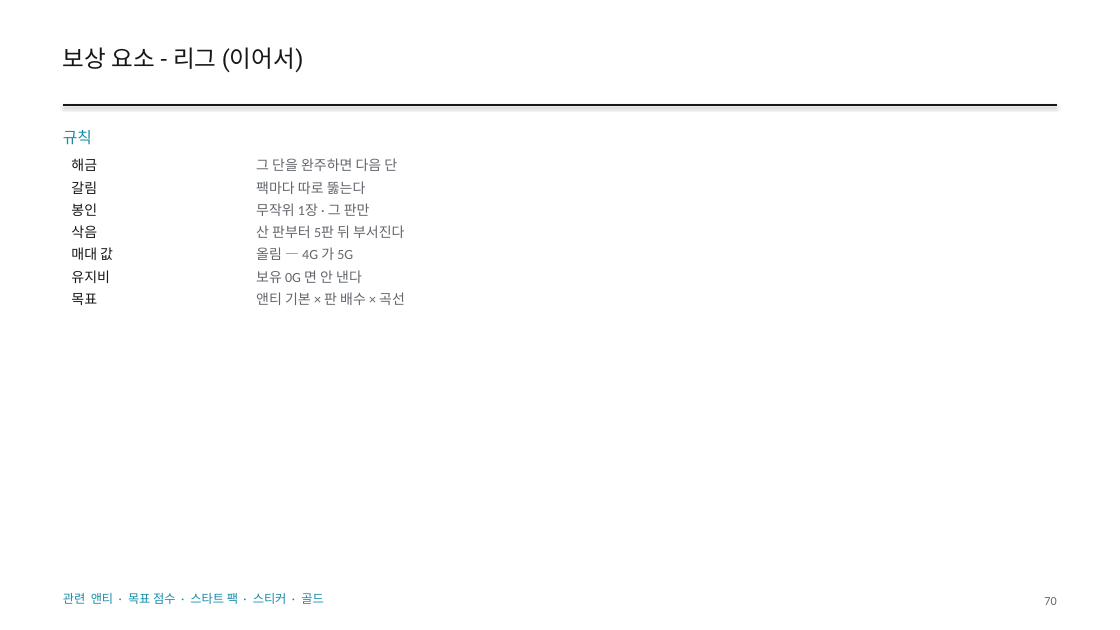
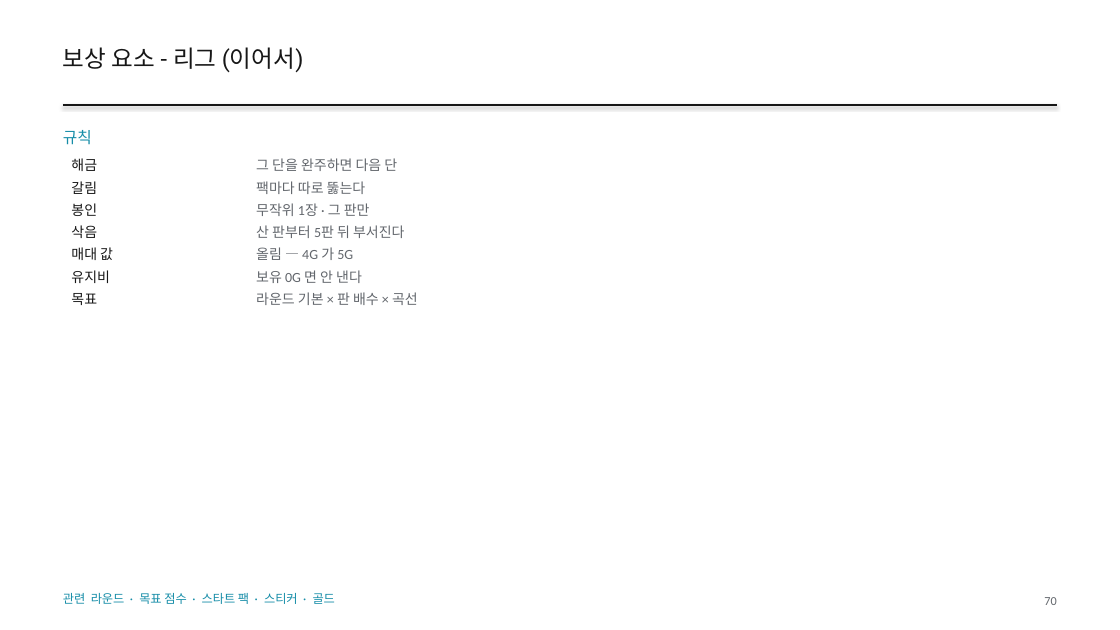
Before and after one commit to GGbong69/test-03, a slide deck: slide 70 of docs/HIGHTONE_기획서.pptx. Drawn at 1120x630 pixels with LibreOffice and Linux fonts; fonts in the diff are those of the drawing. Boxes give left, top, right and bottom in pixels: in the first picture for what was removed or moved away, otherwise in the second. Text is boxed around its words. In the diff, an @@ line names an element or a change of style, - is before the commit and + after.

```diff
--- a/docs/HIGHTONE_기획서.pptx
+++ b/docs/HIGHTONE_기획서.pptx
@@ table at <box>63,153,1057,309</box> @@
-row 7, column 2: 앤티 기본 × 판 배수 × 곡선
+row 7, column 2: 라운드 기본 × 판 배수 × 곡선
@@ text at <box>63,593,335,604</box>: text changed @@
-관련 앤티 · 목표 점수 · 스타트 팩 · 스티커 · 골드
+관련 라운드 · 목표 점수 · 스타트 팩 · 스티커 · 골드
```
Also in this commit, not shown: 37 other slides changed, 2 other files.
